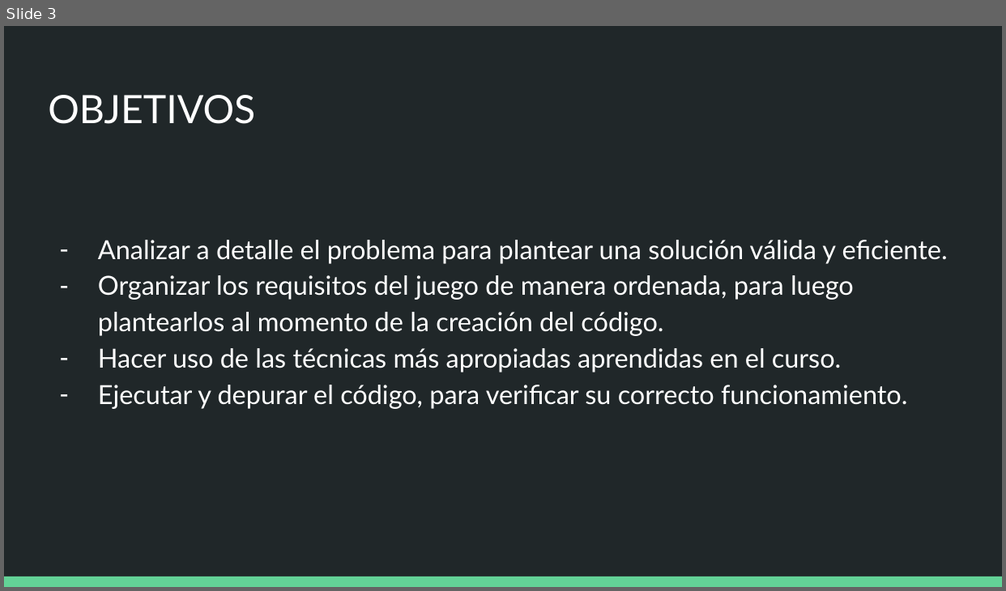
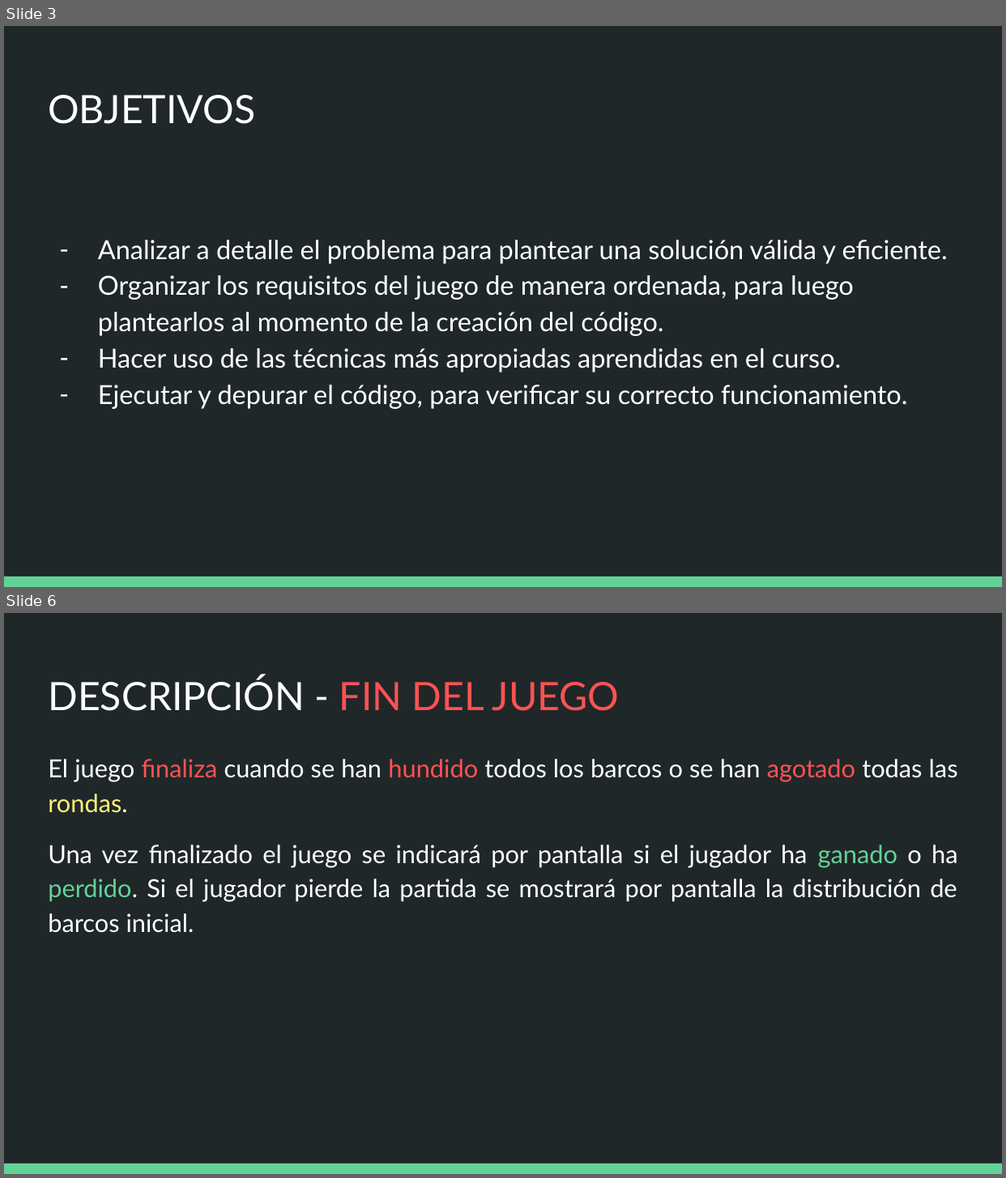
Before and after one commit to Z4N4T3/Sophie, a slide deck: aja.pptx. Shown one above the other, each under a label of ours: slide 3 before the commit, slides 3 and 6 after it; the slides between them are not shown. The pictures are 1006x591 and 1006x1178 pixels, drawn with LibreOffice and Linux fonts; fonts in the diff are those of the drawing. Boxes give left, top, right and bottom in pixels: in the first picture for what was removed or moved away, otherwise in the second. Text is boxed around its words. In the diff, an @@ line names an element or a change of style, - is before the commit and + after.

```diff
--- a/aja.pptx
+++ b/aja.pptx
@@ slide 6 added at [4, 613, 1002, 1174], background #202729; not listed: 1 template element that a slide beside it also shows @@
@@ title added at [48, 676, 620, 711], 28.2 pt, text #FFFFFF @@
+DESCRIPCIÓN - FIN DEL JUEGO
@@ text added at [48, 759, 958, 933], 18 pt, text #FFFFFF @@
+El juego finaliza cuando se han hundido todos los barcos o se han agotado todas las rondas.
+Una vez finalizado el juego se indicará por pantalla si el jugador ha ganado o ha perdido. Si el jugador pierde la partida se mostrará por pantalla la distribución de barcos inicial.
```
Also in this commit, not shown: 7 other slides added, 1 slide removed.
